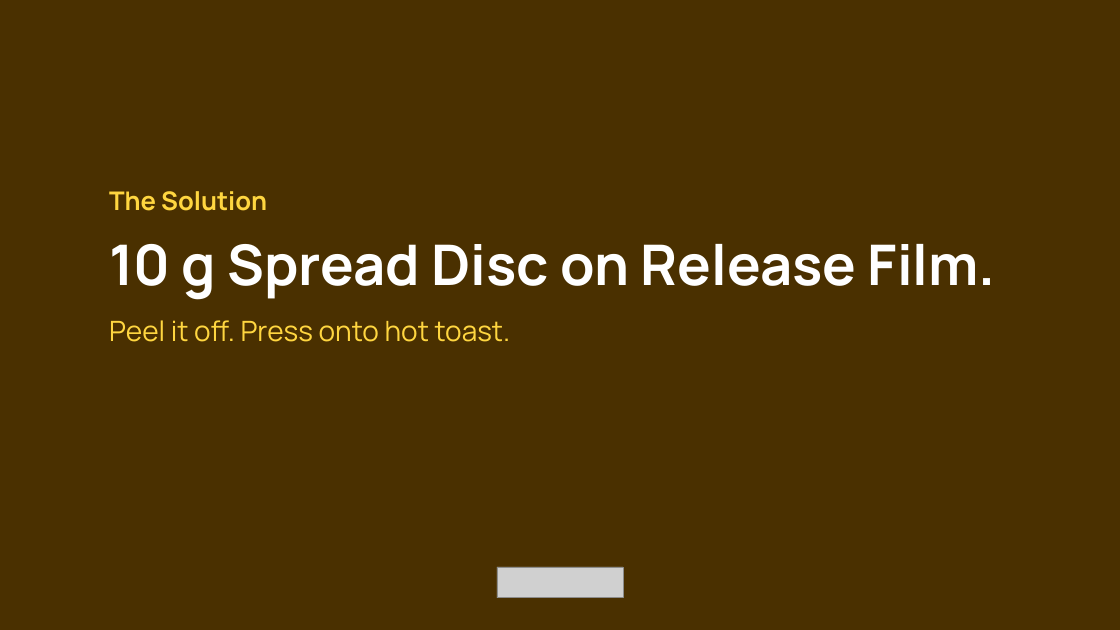
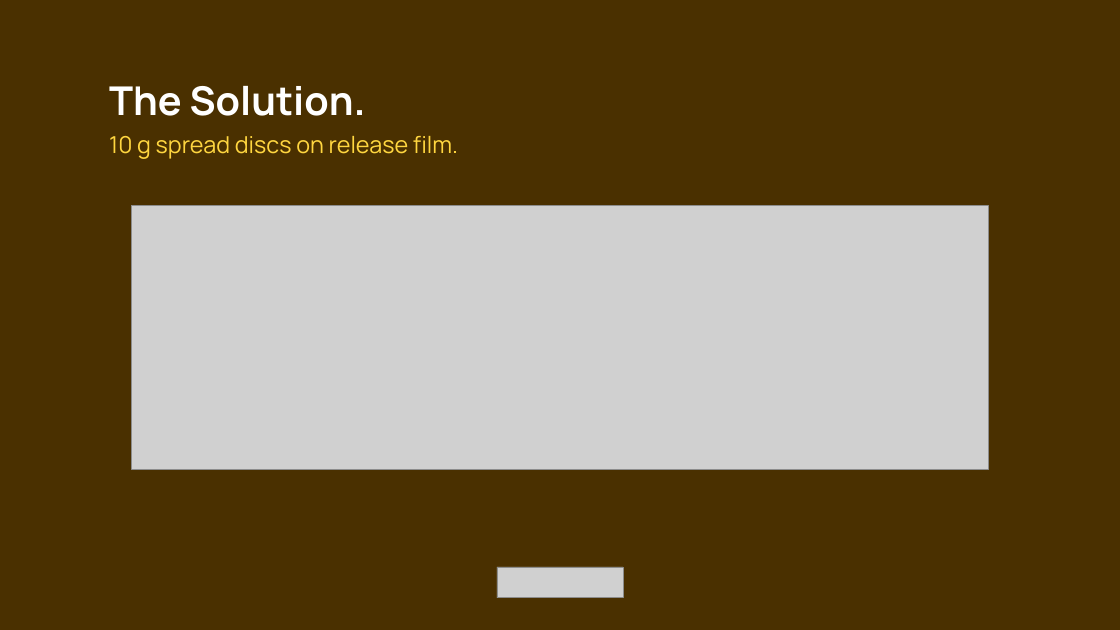
Before and after one commit to JacobCrume/stamp-spreads, a slide deck: slide 5 of presentation/Stamp-pitch.pptx (slide 6 before the commit). Drawn at 1120x630 pixels with LibreOffice and Linux fonts; fonts in the diff are those of the drawing; grey boxes stand for pictures. Boxes give left, top, right and bottom in pixels: in the first picture for what was removed or moved away, otherwise in the second. Text is boxed around its words. In the diff, an @@ line names an element or a change of style, - is before the commit and + after.

```diff
--- a/presentation/Stamp-pitch.pptx
+++ b/presentation/Stamp-pitch.pptx
@@ text at (109, 86, 458, 159): text changed; size 24 to 20 pt; bold off @@
-The Solution
-10 g Spread Disc on Release Film.
-Peel it off. Press onto hot toast.
+The Solution.
+10 g spread discs on release film.
@@ picture added at (132, 206, 989, 470) @@
```
Also in this commit, not shown: 18 other slides changed, 3 slides removed, 2 other files.
